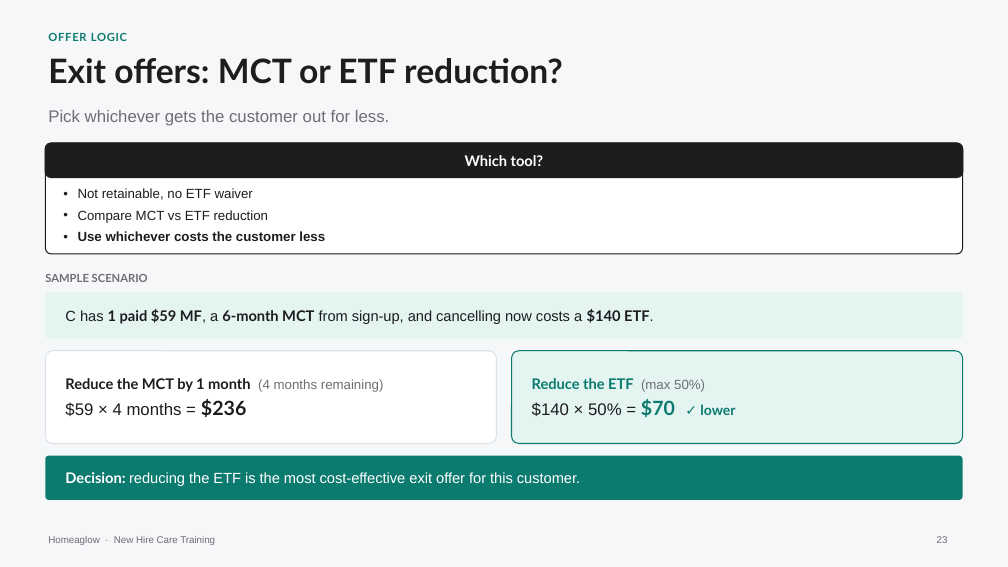
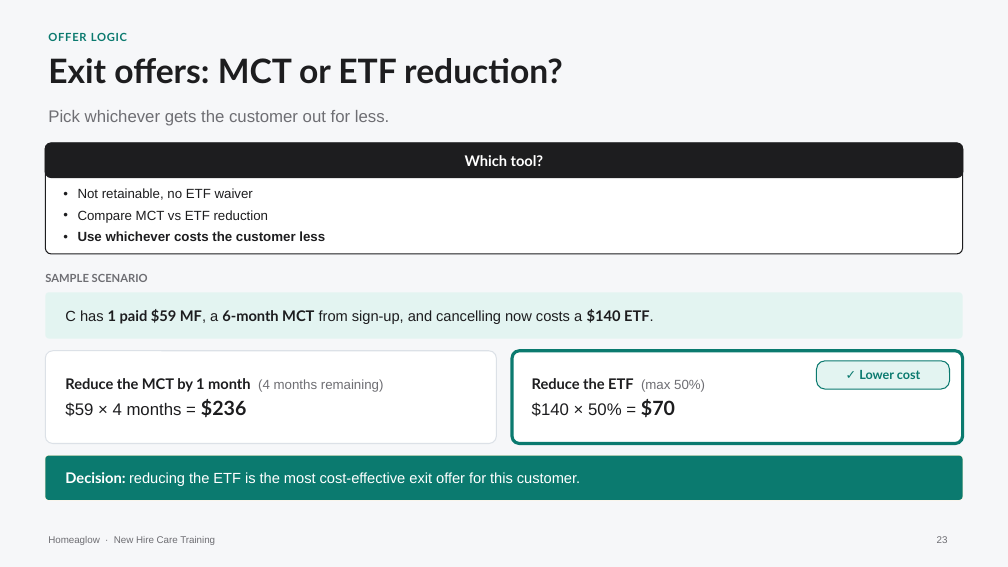
Before and after one commit to anjulimichelle/training, a slide deck: slide 23 of retention-membership-cancellation/retention-membership-cancellation.pptx. Drawn at 1008x567 pixels with LibreOffice and Linux fonts; fonts in the diff are those of the drawing. Boxes give left, top, right and bottom in pixels: in the first picture for what was removed or moved away, otherwise in the second. Text is boxed around its words. In the diff, an @@ line names an element or a change of style, - is before the commit and + after.

```diff
--- a/retention-membership-cancellation/retention-membership-cancellation.pptx
+++ b/retention-membership-cancellation/retention-membership-cancellation.pptx
@@ rounded rectangle at <box>512,351,963,444</box>: fill #E3F4F1 to #FFFFFF; outline #0B7A6F 0.75 pt to #DCE1E7 0.75 pt @@
@@ rounded rectangle added at <box>512,351,963,444</box>, outline #0B7A6F 2.25 pt @@
@@ text at <box>532,378,705,392</box>: text colour #0B7A6F to #1D1D1F in "Reduce the ETF" @@
@@ rounded rectangle added at <box>816,361,950,389</box>, fill #E3F4F1, outline #0B7A6F 0.75 pt, 9 pt, text #0B7A6F, bold @@
+✓ Lower cost
@@ text at <box>532,399,675,417</box>: text changed @@
-$140 × 50% = $70 ✓ lower
+$140 × 50% = $70
```
Also in this commit, not shown: 1 other file.
